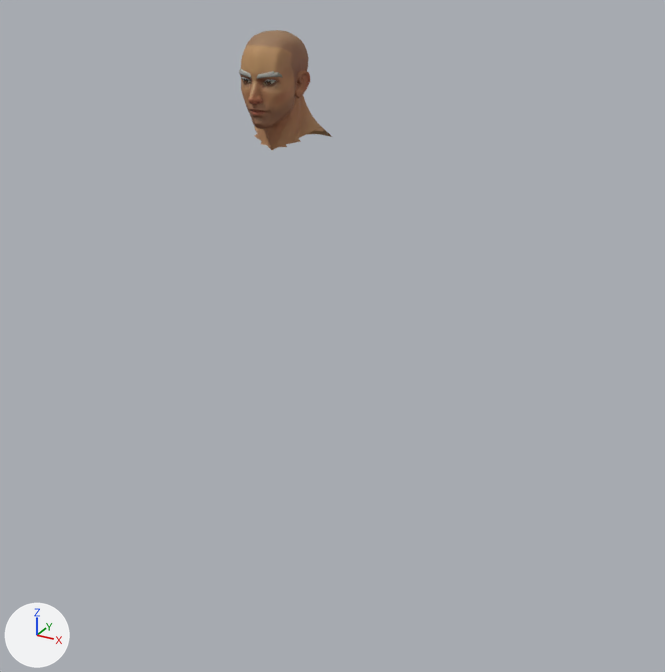
An edit to the glTF model cliente-godot/assets/chars/body_male.glb, drawn before and after from the same camera.
Rendered twice from a 50 mm camera at (1.31, -2.06, 2.04) aimed at (0.11, 0.11, 0.95). Every picture has the same lights, and +X, +Y and +Z are marked at lower left. The picture after the commit comes second. Vertices at exactly the same position are counted once.

Before the edit, the objects in view are built like this:
```python
me_sphere_005_retopology_004 = bpy.data.meshes.new('Sphere.005_Retopology.004')
me_sphere_005_retopology_004.from_pydata(...)  # 1480 vertices, 2922 faces; spans x -0.108..0.108, y -0.115..0.131, z 1.511..1.81
me_sphere_005_retopology_004.materials.append(mat_mi_superhero_male)
ob_superhero_male = bpy.data.objects.new('SuperHero_Male', me_sphere_005_retopology_004)
ob_superhero_male.location = (0.0, 0.0, 0.0)
```
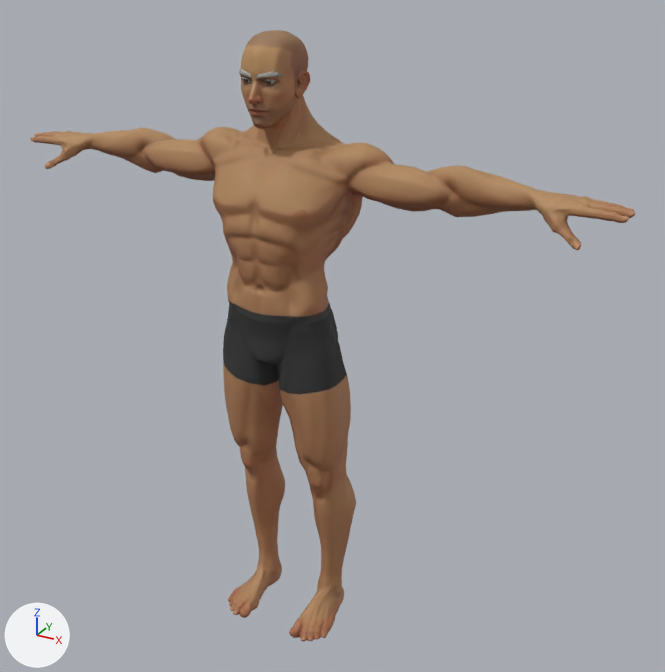
Scene script edits in JSON lines:
```json
{"block": "me_sphere_005_retopology_004", "where": "# used by ob_superhero_male; location = (0.0, 0.0, 0.0)"}
{"op": "remove", "block": "me_sphere_005_retopology_004", "code": "me_sphere_005_retopology_004.from_pydata(...)  # 1480 vertices, 2922 faces; spans x -0.108..0.108, y -0.115..0.131, z 1.511..1.81"}
{"op": "add", "block": "me_sphere_005_retopology_004", "code": "me_sphere_005_retopology_004.from_pydata(...)  # 6285 vertices, 12566 faces; spans x -0.929..0.929, y -0.128..0.163, z -0.01..1.81"}
{"block": "me_sphere_005_retopology_004", "change": "me_sphere_005_retopology_004 part 1: 4805 vertices added at x -0.929..0.929, y -0.128..0.163, z -0.01..1.553"}
```

Boxes [x1, y1, x2, y2] around the edits, measured in the pictures (665 x 672 px):
```json
{"object": "SuperHero_Male", "change": "reshaped", "before": [240, 30, 332, 150], "after": [30, 30, 636, 642], "on screen": "553% wider, 407% taller"}
{"part": 1, "of": "me_sphere_005_retopology_004", "change": "added", "after": [30, 125, 636, 642], "on screen": "brown"}
```
